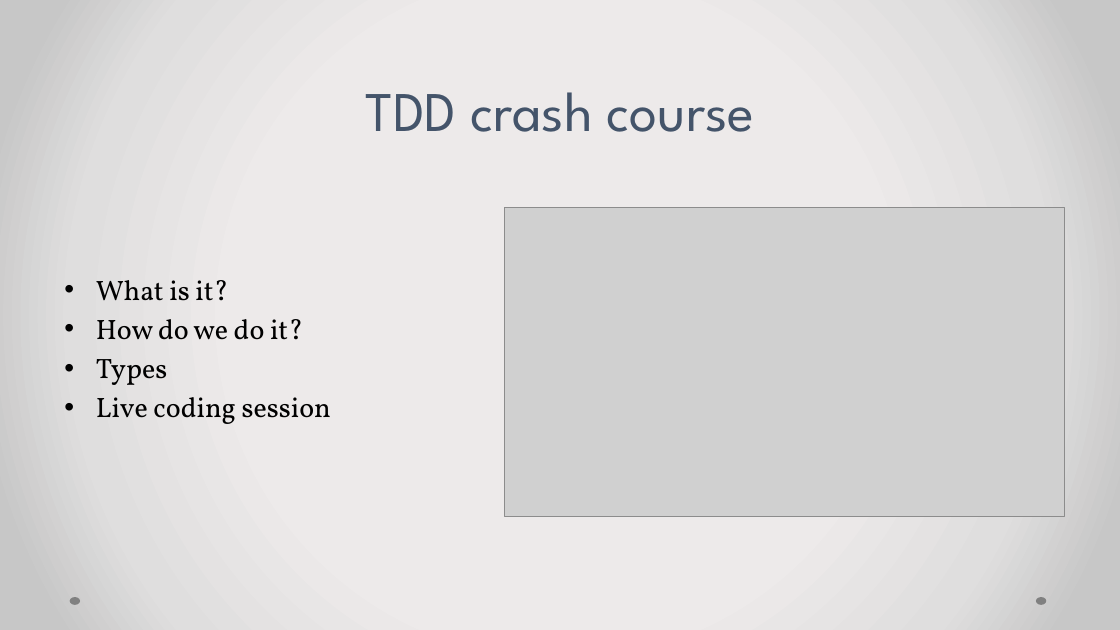
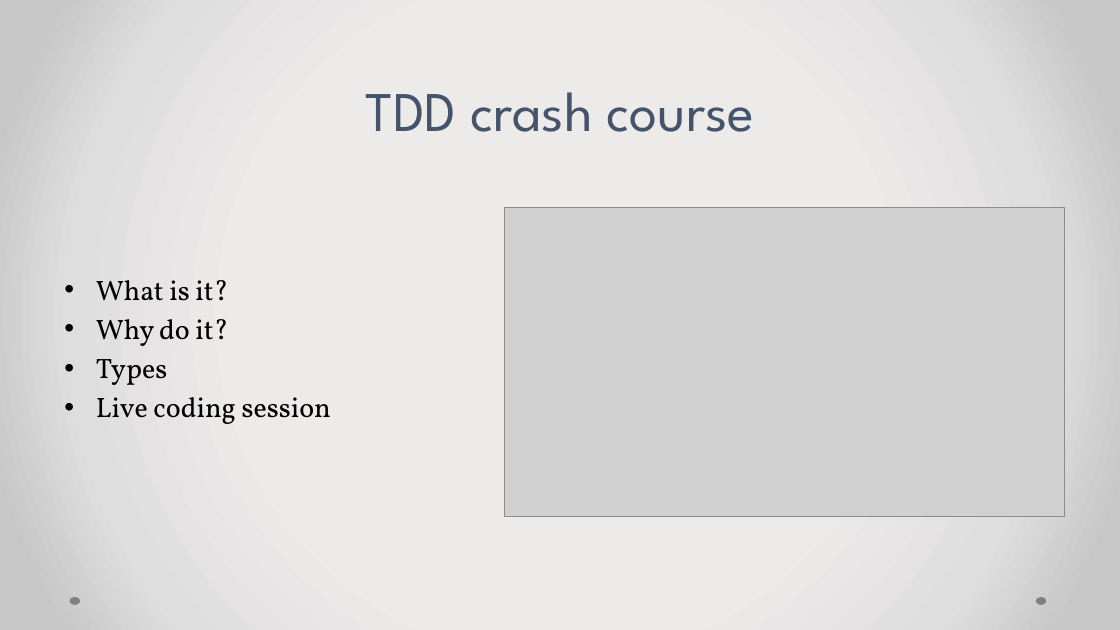
Before and after one commit to paul-antal/tdd-on-typescript, a slide deck: slide 2 of TDD on TypeScript.pptx. Drawn at 1120x630 pixels with LibreOffice and Linux fonts; fonts in the diff are those of the drawing; grey boxes stand for pictures. Boxes give left, top, right and bottom in pixels: in the first picture for what was removed or moved away, otherwise in the second. Text is boxed around its words. In the diff, an @@ line names an element or a change of style, - is before the commit and + after.

```diff
--- a/TDD on TypeScript.pptx
+++ b/TDD on TypeScript.pptx
@@ text at bbox=[96, 319, 228, 346]: text changed @@
-• How do we do it?
+• Why do it?
```
Also in this commit, not shown: 3 other slides changed, 2 slides added.
